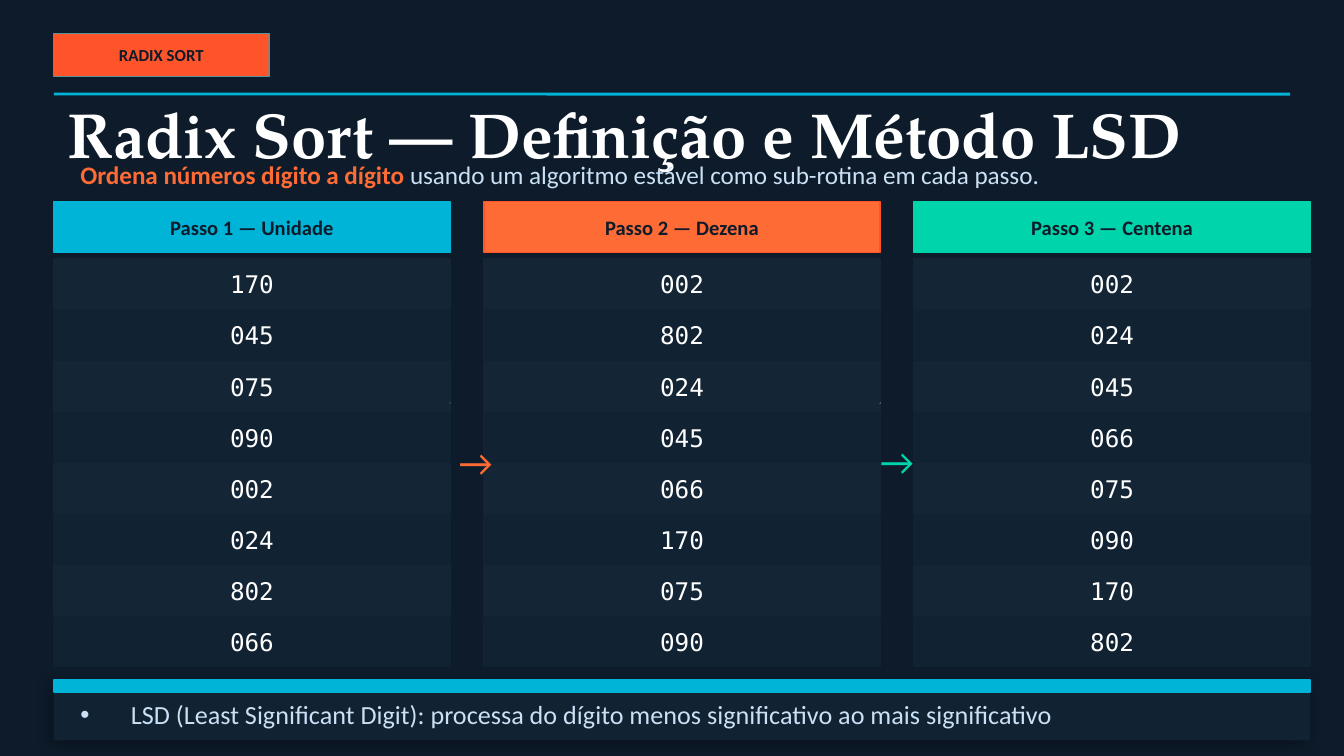
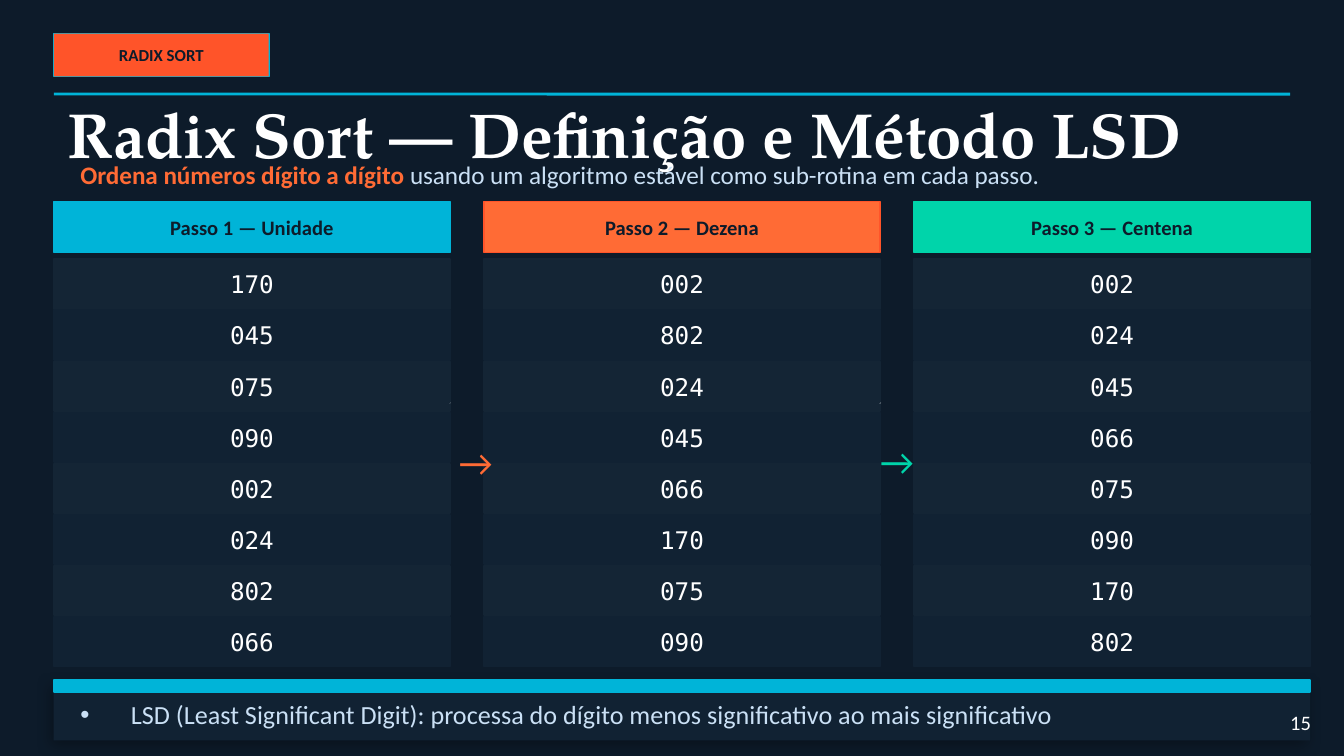
Before and after one commit to Joao-santos-oliveira/Algoritmos-de-Ordenacao, a slide deck: slide 15 of didatico/algoritmos_ordenacao.pptx (slide 13 before the commit). Drawn at 1344x756 pixels with LibreOffice and Linux fonts; fonts in the diff are those of the drawing. Boxes give left, top, right and bottom in pixels: in the first picture for what was removed or moved away, otherwise in the second. Text is boxed around its words. In the diff, an @@ line names an element or a change of style, - is before the commit and + after.

```diff
--- a/didatico/algoritmos_ordenacao.pptx
+++ b/didatico/algoritmos_ordenacao.pptx
@@ text added at (1290, 716, 1311, 730), 11 pt, text #FFFFFF @@
+15
```
Also in this commit, not shown: 20 other slides changed, 15 slides added, 8 slides removed.
